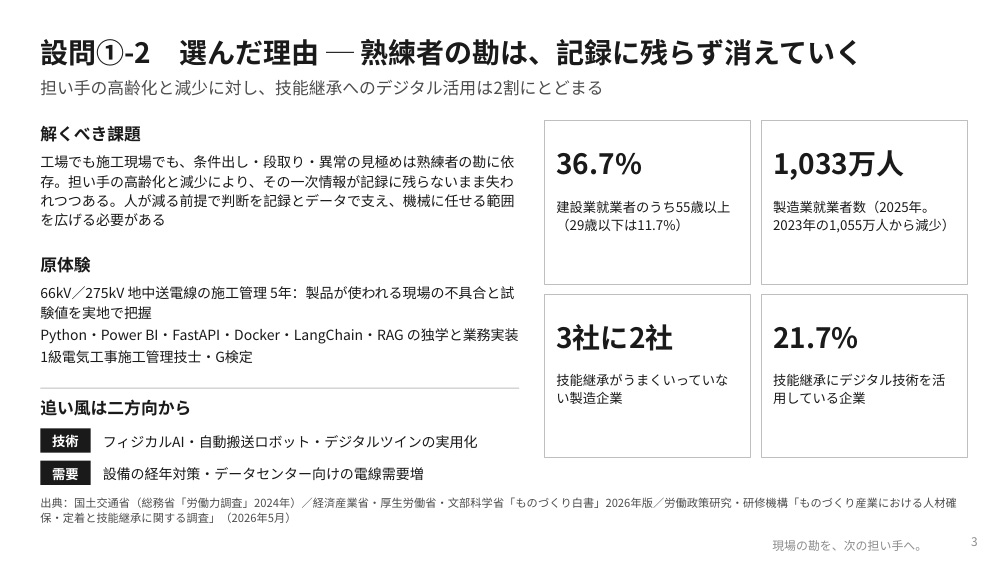
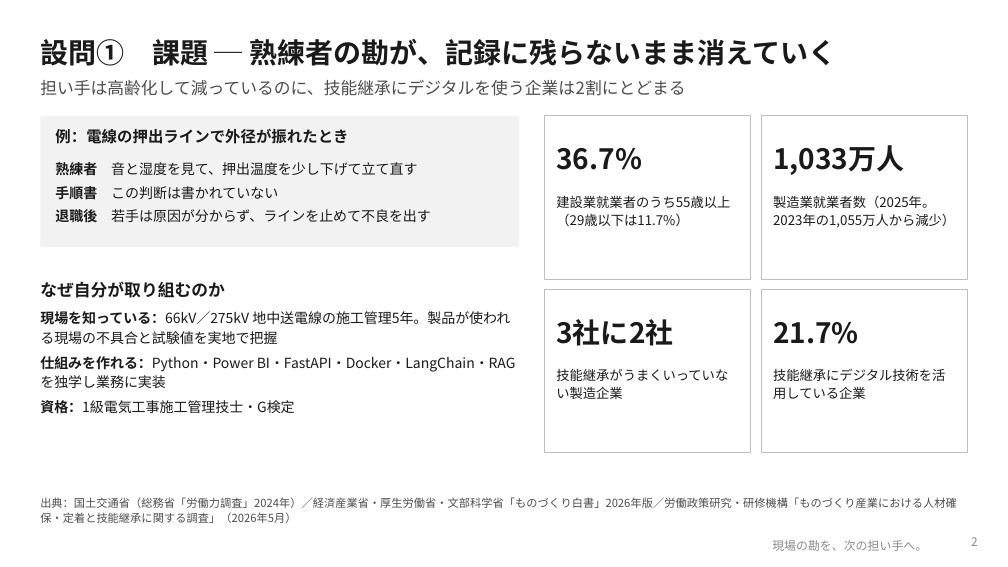
Before and after one commit to SEITOSHIKI/-ai-commute-audio-, a slide deck: slide 2 of deck/セルフマネジメント課題_事業構想プレゼン.pptx (slide 3 before the commit). Drawn at 1008x567 pixels with LibreOffice and Linux fonts; fonts in the diff are those of the drawing; background and template pictures are left out. Boxes give left, top, right and bottom in pixels: in the first picture for what was removed or moved away, otherwise in the second. Text is boxed around its words. In the diff, an @@ line names an element or a change of style, - is before the commit and + after.

```diff
--- a/deck/セルフマネジメント課題_事業構想プレゼン.pptx
+++ b/deck/セルフマネジメント課題_事業構想プレゼン.pptx
@@ text at bbox=[40, 35, 836, 71]: text changed @@
-設問①-2 選んだ理由 ─ 熟練者の勘は、記録に残らず消えていく
+設問① 課題 ─ 熟練者の勘が、記録に残らないまま消えていく
@@ text at bbox=[40, 80, 685, 96]: text changed @@
-担い手の高齢化と減少に対し、技能継承へのデジタル活用は2割にとどまる
+担い手は高齢化して減っているのに、技能継承にデジタルを使う企業は2割にとどまる
@@ rectangle added at bbox=[40, 116, 519, 247], fill #F2F2F2 @@
@@ 8 texts, 4 rectangles: place and size @@
-8 texts, 4 rectangles at bbox=[544, 121, 968, 458]
+8 texts, 4 rectangles at bbox=[544, 116, 968, 453]
@@ text removed at bbox=[40, 126, 141, 142] @@
-解くべき課題
@@ text added at bbox=[55, 129, 348, 144], 11 pt, text #1A1A1A, bold @@
+例：電線の押出ラインで外径が振れたとき
@@ text removed at bbox=[40, 155, 514, 226] @@
-工場でも施工現場でも、条件出し・段取り・異常の見極めは熟練者の勘に依存。担い手の高齢化と減少により、その一次情報が記録に残らないまま失われつつある。人が減る前提で判断を記録とデータで支え、機械に任せる範囲を広げる必要がある
@@ text added at bbox=[55, 161, 431, 226], 10 pt, text #1A1A1A @@
+熟練者 音と湿度を見て、押出温度を少し下げて立て直す
+手順書 この判断は書かれていない
+退職後 若手は原因が分からず、ラインを止めて不良を出す
@@ text removed at bbox=[40, 257, 90, 273] @@
-原体験
@@ text added at bbox=[40, 281, 225, 298], 12 pt, text #1A1A1A, bold @@
+なぜ自分が取り組むのか
@@ text at bbox=[40, 311, 516, 414]: text changed @@
-66kV／275kV 地中送電線の施工管理 5年：製品が使われる現場の不具合と試験値を実地で把握
-Python・Power BI・FastAPI・Docker・LangChain・RAG の独学と業務実装
-1級電気工事施工管理技士・G検定
+現場を知っている：66kV／275kV 地中送電線の施工管理5年。製品が使われる現場の不具合と試験値を実地で把握
+仕組みを作れる：Python・Power BI・FastAPI・Docker・LangChain・RAG を独学し業務に実装
+資格：1級電気工事施工管理技士・G検定
@@ line removed from (40, 388) to (519, 388) @@
@@ text removed at bbox=[40, 399, 191, 416] @@
-追い風は二方向から
@@ rectangle removed at bbox=[40, 428, 91, 453] @@
@@ text removed at bbox=[52, 434, 79, 447] @@
-技術
@@ text removed at bbox=[103, 435, 478, 448] @@
-フィジカルAI・自動搬送ロボット・デジタルツインの実用化
@@ rectangle removed at bbox=[40, 461, 91, 485] @@
@@ text removed at bbox=[52, 465, 79, 483] @@
-需要
@@ text removed at bbox=[103, 467, 424, 480] @@
-設備の経年対策・データセンター向けの電線需要増
```
Also in this commit, not shown: 5 other slides changed, 1 slide added, 1 slide removed, 4 other files.
